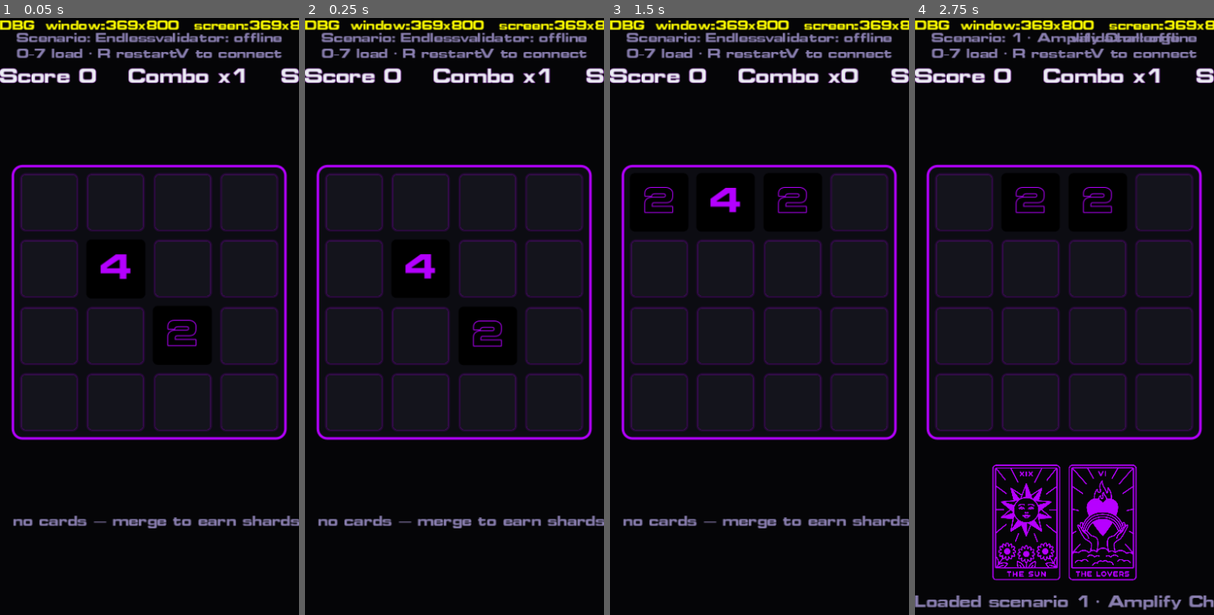
Above: before the commit, frames 1-4 (left to right).
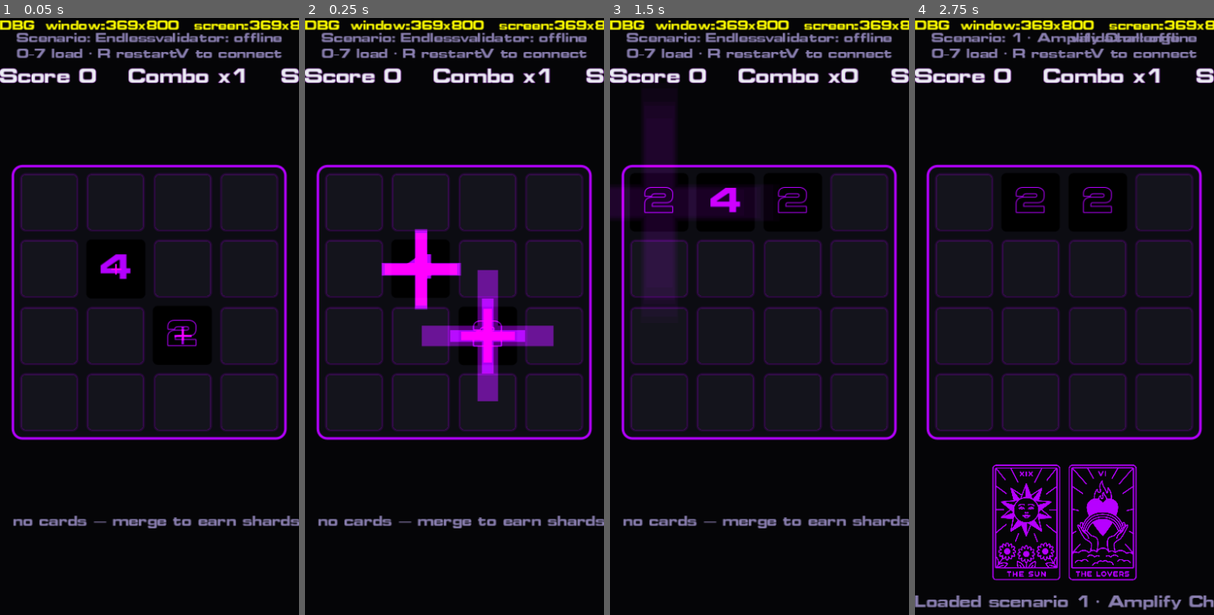
Above: after the commit, the same moments.

Repository: thegoldenmule/moveborne-godot
Game: Godot game, scene res://scenes/main.tscn
The game is run twice, just before and just after one commit, with the same random seed, the same clock (stepped at 60 frames per second) and the same inputs.
Inputs (mouse positions are in pixels of both pictures, inside the frame that each line leads up to):
- Up to frame 1 (0.05 s): no input
- Up to frame 2 (0.25 s): no input
- Up to frame 3 (1.5 s): tap Enter at 0.5 s; drag from (759, 304) to (789, 197) at 0.52 s; drag from (699, 376) to (744, 471) at 1.27 s
- Up to frame 4 (2.75 s): move the mouse to (1094, 197) at 2.02 s; hold Right from 2.03 s (still down); tap 1 at 2.1 s

The runs differ from the first frame. In frame 1, less than 0.1% of the frame differs, in the area x 37-65%, y 41-55%; in frame 2, 4.0%; in frame 3, 5.3%, in the area x 0-50%, y 14-48%; in frame 4, nothing differs.

Commit message:
VFX: merge feedback trio + status-driven particle dispatcher (P0a+P1)
Start of the Phase 4 VFX/polish work, presentation-only (engine/ stays pure).

- VFX_MAPPING.md: full Moveborne(PixiJS)->Godot 4.6 VFX reference + roadmap,
  from a multi-agent investigation of the web client's revolt-fx / pixi-filters
  / custom-tween stack. Open questions resolved against the source.
- scenes/vfx.gd: `Vfx` autoload — create_effect(name, pos, layer) dispatcher +
  EMITTERS preset table. CPUParticles2D (2D-native spread=180 radial burst is
  reliable from pure GDScript; GPU port deferred), additive via CanvasItemMaterial.
- scenes/board_view.gd: status/moveIndex-driven trigger arch mirroring board.ts
  (isNewMove gate + per-move dedup, purge once-per-column), a board-local
  _vfx_layer, the merge white-flash (StyleBoxFlat.bg_color tween) and the
  value-scaled board screenshake (min(5+value/32*0.5, 20), 200ms, cubicOut decay).
- project.godot: register the Vfx autoload.

Merge trio (burst + flash + shake) + new-tile pop verified live. bomb/destroy/
purge/amplify presets wired but unverified (P2 partial). GODOT_PORT_PLAN updated.

Co-Authored-By: Claude Opus 4.8 (1M context) <noreply@anthropic.com>

Diff:
--- a/llm-workflow/project.godot
+++ b/llm-workflow/project.godot
@@ -18,6 +18,7 @@
 [autoload]
 
 _mcp_game_helper="*res://addons/godot_ai/runtime/game_helper.gd"
+Vfx="*res://scenes/vfx.gd"
 
 [display]
 
--- a/llm-workflow/scenes/board_view.gd
+++ b/llm-workflow/scenes/board_view.gd
@@ -15,10 +15,24 @@
 
 var _size := 4
 var _tile := 0.0
-var _cells: Array = []          # [{panel, sb, label, overlay}]
+var _cells: Array = []          # [{panel, sb, label, overlay, flash_tw}]
 var _prev: Array = []
 var _highlight: Array = []
 var _press = null
+
+# VFX — status-driven particle bursts + merge flash + value-scaled screenshake,
+# mirroring board.ts. Gated on moveIndex so re-renders/resizes emit nothing.
+var _vfx_layer: Node2D
+var _last_move_index := -1
+
+# Screenshake (board.ts:677): one decaying random jitter per move, scaled by the
+# total merged value. Shakes this board Control's position; the HUD (in the parent)
+# stays put. Captures rest position on the first frame of a fresh shake.
+var _shaking := false
+var _base_pos := Vector2.ZERO
+var _shake_t := 0.0
+var _shake_dur := 0.0
+var _shake_intensity := 0.0
 
 
 func setup(n: int, px: float) -> void:
@@ -30,6 +44,8 @@
 		c.queue_free()
 	_cells.clear()
 	_prev.clear()
+	_last_move_index = -1
+	_shaking = false  # rest pos re-captured lazily on the next shake
 
 	var frame := Panel.new()
 	var fsb := StyleBoxFlat.new()
@@ -72,11 +88,26 @@
 			panel.add_child(label)
 
 			add_child(panel)
-			_cells.append({"panel": panel, "sb": sb, "label": label, "overlay": overlay})
+			_cells.append({"panel": panel, "sb": sb, "label": label, "overlay": overlay, "flash_tw": null})
 			_prev.append(0)
 
+	# Board-local FX layer: particle coords == panel.position + tile/2. Drawn on
+	# top of the cells; shakes with the board since it's a child of this Control.
+	_vfx_layer = Node2D.new()
+	_vfx_layer.z_index = 50
+	add_child(_vfx_layer)
+
 
 func render(state: Dictionary) -> void:
+	# moveIndex gate + per-move dedup, mirroring board.ts: VFX fire at most once
+	# per move; visuals always update so re-renders stay correct.
+	var move_index := int(state.get("moveIndex", 0))
+	var is_new_move := move_index > _last_move_index
+	if is_new_move:
+		_last_move_index = move_index
+	var shown := {}            # board.ts tileEffectsShown (per-move set of keys)
+	var total_merge_value := 0
+
 	var tiles: Array = state["board"]["tiles"]
 	for i in range(_cells.size()):
 		var t: Dictionary = tiles[i]
@@ -84,6 +115,11 @@
 		var sb: StyleBoxFlat = cell["sb"]
 		var label: Label = cell["label"]
 		var overlay: TextureRect = cell["overlay"]
+
+		# A fresh direct bg set must win over any in-flight white-flash tween.
+		if cell["flash_tw"] != null and cell["flash_tw"].is_running():
+			cell["flash_tw"].kill()
+
 		var v := 0 if bool(t["isEmpty"]) else int(t["value"])
 
 		if v == 0:
@@ -100,9 +136,16 @@
 
 		_apply_effect_and_border(sb, overlay, t, v, _highlight.has(i))
 
+		if is_new_move:
+			total_merge_value += _trigger_tile_vfx(t, i, cell, shown)
+
 		if v != int(_prev[i]) and v != 0:
 			_pop(cell["panel"], int(_prev[i]) == 0)
 		_prev[i] = v
+
+	if is_new_move and total_merge_value > 0:
+		# intensity = min(5 + totalMergeValue/32 * 0.5, 20); 200ms (board.ts:677)
+		_shake(minf(5.0 + float(total_merge_value) / 32.0 * 0.5, 20.0), 0.2)
 
 
 func set_highlight(indices: Array) -> void:
@@ -147,6 +190,79 @@
 		panel.scale = Vector2.ONE
 		tw.tween_property(panel, "scale", Vector2(1.18, 1.18), 0.07)
 		tw.tween_property(panel, "scale", Vector2.ONE, 0.07)
+
+
+## Fire status-driven particle bursts for one tile; returns its merged value
+## contribution (0 unless this tile merged this move). Mirrors board.ts statuses.
+func _trigger_tile_vfx(t: Dictionary, i: int, cell: Dictionary, shown: Dictionary) -> int:
+	var status := str(t.get("status", "normal"))
+	var row := i / _size
+	var col := i % _size
+	var panel: Control = cell["panel"]
+	var center: Vector2 = panel.position + Vector2(_tile / 2.0, _tile / 2.0)
+	match status:
+		"bombed":
+			_fire_once(shown, "bombed-%d-%d" % [row, col], "bomb-explode", center)
+		"destroyed":
+			_fire_once(shown, "destroyed-%d-%d" % [row, col], "delete", center)
+		"purged":
+			# once per column, at the column center (row 1.5), like board.ts
+			var cx := GAP + col * (_tile + GAP) + _tile / 2.0
+			var cy := GAP + 1.5 * (_tile + GAP) + _tile / 2.0
+			_fire_once(shown, "purged-col-%d" % col, "purge-column", Vector2(cx, cy))
+		"amplified":
+			_fire_once(shown, "amplified-%d-%d" % [row, col], "amplify", center)
+		"new":
+			_fire_once(shown, "new-%d-%d" % [row, col], "new-tile", center)
+		"merged":
+			var key := "merged-%d-%d" % [row, col]
+			if not shown.has(key):
+				shown[key] = true
+				Vfx.create_effect("merge", center, _vfx_layer)
+				_flash(cell)
+				return int(t.get("value", 0))
+	return 0
+
+
+func _fire_once(shown: Dictionary, key: String, effect: String, pos: Vector2) -> void:
+	if shown.has(key):
+		return
+	shown[key] = true
+	Vfx.create_effect(effect, pos, _vfx_layer)
+
+
+## Flash a merged cell white, then ease its bg back to the tile color (0.75s cubicOut).
+func _flash(cell: Dictionary) -> void:
+	var sb: StyleBoxFlat = cell["sb"]
+	var target_bg: Color = sb.bg_color  # the tile bg just set by render()
+	sb.bg_color = Color.WHITE
+	var tw := create_tween()
+	cell["flash_tw"] = tw
+	tw.tween_property(sb, "bg_color", target_bg, 0.75).set_trans(Tween.TRANS_CUBIC).set_ease(Tween.EASE_OUT)
+
+
+func _shake(intensity: float, duration_s: float) -> void:
+	if not _shaking:
+		_base_pos = position  # board is static between shakes -> current pos is rest
+		_shaking = true
+	else:
+		position = _base_pos
+	_shake_intensity = intensity
+	_shake_dur = duration_s
+	_shake_t = 0.0
+
+
+func _process(delta: float) -> void:
+	if not _shaking:
+		return
+	_shake_t += delta
+	var x := clampf(_shake_t / _shake_dur, 0.0, 1.0)
+	var eased := 1.0 - pow(1.0 - x, 3.0)         # cubicOut (ease.ts)
+	var amp := _shake_intensity * (1.0 - eased)  # intensity * (1 - cubicOut(t))
+	position = _base_pos + Vector2((randf() - 0.5) * 2.0 * amp, (randf() - 0.5) * 2.0 * amp)
+	if x >= 1.0:
+		position = _base_pos
+		_shaking = false
 
 
 func _effect_color(effect_type: String) -> Color:
--- /dev/null
+++ b/llm-workflow/scenes/vfx.gd
@@ -0,0 +1,105 @@
+extends Node
+
+## Vfx — particle-effect dispatcher (autoload). Mirrors the web client's revolt-fx
+## `createEffect({type, x, y})`: spawns a one-shot particle burst from a preset
+## table into a caller-provided layer. Presentation-only — never touches engine
+## state. See VFX_MAPPING.md §5.2 / §6.
+##
+## First cut uses CPUParticles2D, not GPUParticles2D: ~20 short-lived particles
+## per merge is negligible on CPU, and its 2D-native emission (spread = 180 ->
+## full-circle radial burst) is far simpler to drive correctly from pure GDScript
+## than a 3D-oriented ParticleProcessMaterial. A GPU port is a later optimization
+## (roadmap P2/P11); the streak/anisotropic emitters are deferred (P11).
+
+const FRAME_DIR := "res://assets/fx/frames/"
+
+# Preset table mirroring assets/fx/bundles/custom-1/effects.json. Durations are
+# already in seconds (revolt-fx JSON is seconds). shape: "point" | "disc";
+# blend: "add" | "normal"; grow: scale ramps small->big (spawn pop) vs big->small
+# (burst shrink). vmin/vmax = initial speed px/s; radius = emission disc radius.
+const EMITTERS := {
+	"new-tile":     {frame = "plus",        count = 5,  life = 0.5,  color = "b400ff", blend = "add", shape = "point", vmin = 0.0,   vmax = 0.0,   smin = 0.6, smax = 2.6, radius = 0.0,  grow = true},
+	"merge":        {frame = "plus",        count = 18, life = 0.28, color = "b400ff", blend = "add", shape = "disc",  vmin = 200.0, vmax = 560.0, smin = 0.4, smax = 0.9, radius = 6.0,  grow = false},
+	"delete":       {frame = "x",           count = 10, life = 0.4,  color = "b400ff", blend = "add", shape = "disc",  vmin = 60.0,  vmax = 220.0, smin = 0.4, smax = 1.0, radius = 28.0, grow = false},
+	"bomb-explode": {frame = "plus",        count = 12, life = 0.55, color = "b400ff", blend = "add", shape = "disc",  vmin = 90.0,  vmax = 280.0, smin = 0.5, smax = 1.2, radius = 20.0, grow = false},
+	"purge-column": {frame = "plus",        count = 20, life = 0.5,  color = "b400ff", blend = "add", shape = "disc",  vmin = 120.0, vmax = 420.0, smin = 0.4, smax = 1.0, radius = 10.0, grow = false},
+	"amplify":      {frame = "plus",        count = 10, life = 0.5,  color = "fedc56", blend = "add", shape = "point", vmin = 0.0,   vmax = 40.0,  smin = 0.5, smax = 1.6, radius = 4.0,  grow = true},
+	"deck-ready":   {frame = "deck-symbol", count = 5,  life = 0.5,  color = "b400ff", blend = "add", shape = "point", vmin = 0.0,   vmax = 0.0,   smin = 0.5, smax = 2.2, radius = 0.0,  grow = true},
+}
+
+var _tex_cache := {}
+var _grow_curve: Curve
+var _shrink_curve: Curve
+var _fade: Gradient
+
+
+## Spawn the named one-shot burst at `pos` (in `layer`'s local space). No-op for
+## an unknown effect name or a null layer.
+func create_effect(effect_name: String, pos: Vector2, layer: Node) -> void:
+	if not EMITTERS.has(effect_name) or layer == null:
+		return
+	var e: Dictionary = EMITTERS[effect_name]
+	var p := CPUParticles2D.new()
+	p.position = pos
+	p.amount = int(e["count"])
+	p.lifetime = float(e["life"])
+	p.one_shot = true
+	p.explosiveness = 1.0
+	p.emitting = false
+	p.texture = _frame(str(e["frame"]))
+	p.direction = Vector2(0, -1)
+	p.spread = 180.0  # +/-180deg = full-circle radial burst
+	p.initial_velocity_min = float(e["vmin"])
+	p.initial_velocity_max = float(e["vmax"])
+	p.gravity = Vector2.ZERO
+	if str(e["shape"]) == "disc":
+		p.emission_shape = CPUParticles2D.EMISSION_SHAPE_SPHERE
+		p.emission_sphere_radius = maxf(0.01, float(e["radius"]))
+	else:
+		p.emission_shape = CPUParticles2D.EMISSION_SHAPE_POINT
+	p.scale_amount_min = float(e["smin"])
+	p.scale_amount_max = float(e["smax"])
+	p.scale_amount_curve = _scale_curve(bool(e["grow"]))
+	p.color = Color(str(e["color"]))
+	p.color_ramp = _fade_gradient()
+	if str(e["blend"]) == "add":
+		var m := CanvasItemMaterial.new()
+		m.blend_mode = CanvasItemMaterial.BLEND_MODE_ADD
+		p.material = m
+	layer.add_child(p)
+	# free the node once the one-shot burst has fully finished
+	p.finished.connect(p.queue_free)
+	p.emitting = true
+
+
+func _frame(frame_name: String) -> Texture2D:
+	if _tex_cache.has(frame_name):
+		return _tex_cache[frame_name]
+	var path := FRAME_DIR + frame_name + ".png"
+	var tex: Texture2D = load(path) if ResourceLoader.exists(path) else null
+	_tex_cache[frame_name] = tex
+	return tex
+
+
+func _scale_curve(grow: bool) -> Curve:
+	if grow:
+		if _grow_curve == null:
+			_grow_curve = Curve.new()
+			_grow_curve.add_point(Vector2(0.0, 0.05))
+			_grow_curve.add_point(Vector2(1.0, 1.0))
+		return _grow_curve
+	if _shrink_curve == null:
+		_shrink_curve = Curve.new()
+		_shrink_curve.add_point(Vector2(0.0, 1.0))
+		_shrink_curve.add_point(Vector2(1.0, 0.0))
+	return _shrink_curve
+
+
+func _fade_gradient() -> Gradient:
+	if _fade == null:
+		_fade = Gradient.new()
+		_fade.set_offset(0, 0.0)
+		_fade.set_color(0, Color(1, 1, 1, 0.9))
+		_fade.set_offset(1, 1.0)
+		_fade.set_color(1, Color(1, 1, 1, 0.0))
+	return _fade
Not shown, added: llm-workflow/scenes/vfx.gd.uid
Not shown, changed: llm-workflow/GODOT_PORT_PLAN.md
Not shown, added: llm-workflow/VFX_MAPPING.md
